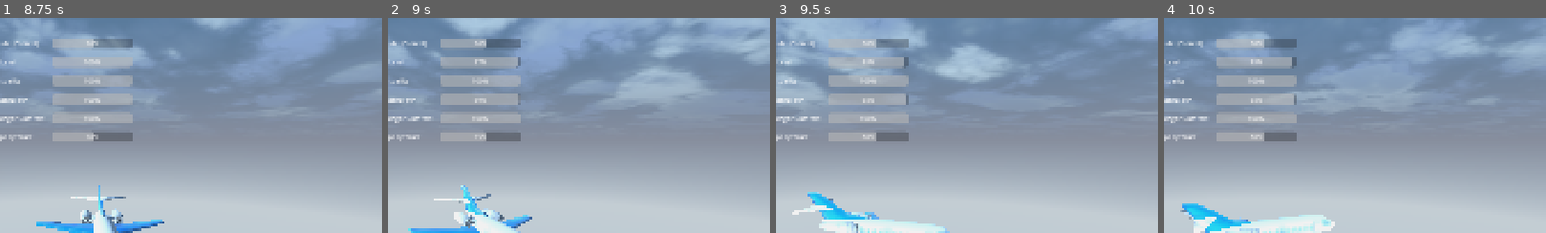
Above: before the commit, frames 1-4 (left to right).
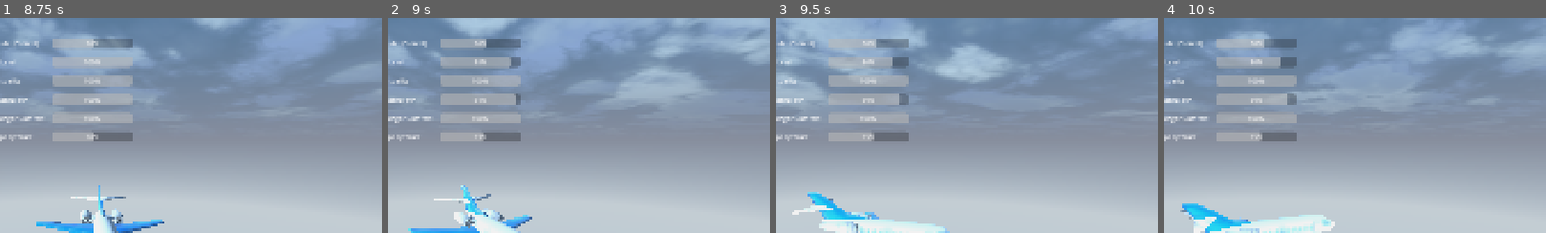
Above: after the commit, the same moments.

Repository: Mafiagafo/Ressaca-GameJam2026-Godot
Game: Godot game, scene res://Scenes/LoadingLogo.tscn
Same seed, same stepped clock (60 frames per second), same inputs: the game is played once before the commit and once after it.
Inputs (mouse positions are % of the whole screen's width and height, from its top left):
- Up to frame 1 (8.75 s): tap Enter at 0.5, 3.5 s; move the mouse to (72, 45) at 0.52 s; move the mouse to (30, 55) at 1.27 s; move the mouse to (60, 28) at 2.02 s; tap Space at 2.75, 4.25 s; move the mouse to (45, 70) at 2.77 s; move the mouse to (80, 65) at 3.52 s; move the mouse to (20, 35) at 4.27 s; move the mouse to (55, 50) at 5.02 s; move the mouse to (35, 25) at 5.77 s; click "Start Game" at 6.5 s; click "Continue" at 7.25 s; click "Continue" at 8 s
- Up to frame 2 (9 s): click "Smooth Ascent" at 8.75 s
- Up to frame 3 (9.5 s): no input
- Up to frame 4 (10 s): click "Next Round" at 9.5 s
The pictures show only the part of the screen within x 36-86%, y 0-50%; the shares and areas given below are measured in that part.

Frame 1 is identical in both runs. In frame 2, 0.2% of the frame differs, in the area x 25-35%, y 18-58%; in frame 3, 0.3%, in the area x 23-34%, y 18-58%; in frame 4, 0.3%.

Commit message:
feat: Implement core game loop with phase management and action selection system.

Diff:
--- a/Scripts/action_manager.gd
+++ b/Scripts/action_manager.gd
@@ -5,18 +5,18 @@
 
 func _init() -> void:
 	master_actions = [
-		ActionButton.new("climb_high", "Climb High", {"correct_altitude": 2.0, "fuel_level": - 1.5, "structural_hp": - 1.0}),
-		ActionButton.new("smooth_ascent", "Smooth Ascent", {"correct_altitude": 1.0, "fuel_level": - 0.5, "structural_hp": - 0.2, "company_trust": 1.0}),
-		ActionButton.new("max_economy", "Max Economy", {"fuel_level": 1.0, "punctual_arrival": - 1.0, "passenger_comfort": - 0.5}),
-		ActionButton.new("pull_power", "Pull Power", {"correct_altitude": 0.5, "fuel_level": - 2.0, "punctual_arrival": 1.0, "structural_hp": - 1.0}),
-		ActionButton.new("accelerate", "Accelerate", {"fuel_level": - 1.5, "punctual_arrival": 2.0, "passenger_comfort": - 1.0, "company_trust": 1.0}),
-		ActionButton.new("reduce", "Reduce Speed", {"fuel_level": - 0.5, "punctual_arrival": - 2.0, "passenger_comfort": 1.0, "company_trust": - 1.5}),
-		ActionButton.new("aggressive", "Aggressive Manu.", {"structural_hp": - 2.5, "passenger_comfort": - 2.0}),
-		ActionButton.new("stabilize", "Stabilize Struct.", {"punctual_arrival": - 0.5, "structural_hp": 2.0, "company_trust": - 0.5}),
-		ActionButton.new("smooth_flight", "Smooth Flight", {"punctual_arrival": - 1.0, "passenger_comfort": 2.0, "company_trust": - 0.5}),
-		ActionButton.new("calming_ad", "Calming Ad", {"passenger_comfort": 1.0}),
-		ActionButton.new("keep_schedule", "Keep Schedule", {"fuel_level": - 1.0, "punctual_arrival": 1.5, "structural_hp": - 1.0, "company_trust": 2.0}),
-		ActionButton.new("report_delay", "Report Delay", {"punctual_arrival": - 0.5, "passenger_comfort": - 0.5, "company_trust": 3.0})
+		ActionButton.new("climb_high", "Climb High", {"correct_altitude": 2.0, "fuel_level": - 2.0, "structural_hp": - 2.0}),
+		ActionButton.new("smooth_ascent", "Smooth Ascent", {"correct_altitude": 1.0, "company_trust": 0.5, "fuel_level": - 2.0, "structural_hp": - 1.0}),
+		ActionButton.new("max_economy", "Max Economy", {"fuel_level": 1.5, "punctual_arrival": - 2.0, "passenger_comfort": - 1.0}),
+		ActionButton.new("pull_power", "Pull Power", {"correct_altitude": 0.5, "punctual_arrival": 1.0, "fuel_level": - 2.0, "structural_hp": - 1.0}),
+		ActionButton.new("accelerate", "Accelerate", {"punctual_arrival": 2.0, "company_trust": 0.5, "fuel_level": - 3.0, "passenger_comfort": - 2.0}),
+		ActionButton.new("reduce", "Reduce Speed", {"fuel_level": 0.5, "passenger_comfort": 1.0, "punctual_arrival": - 2.0, "company_trust": - 1.0}),
+		ActionButton.new("aggressive", "Aggressive Manu.", {"correct_altitude": 1.5, "punctual_arrival": 1.5, "structural_hp": - 3.0, "passenger_comfort": - 3.0}),
+		ActionButton.new("stabilize", "Stabilize Struct.", {"structural_hp": 2.0, "punctual_arrival": - 2.0, "company_trust": - 2.0}),
+		ActionButton.new("smooth_flight", "Smooth Flight", {"passenger_comfort": 2.0, "punctual_arrival": - 2.0, "company_trust": - 2.0}),
+		ActionButton.new("calming_ad", "Calming Ad", {"passenger_comfort": 1.0, "company_trust": - 2.0}),
+		ActionButton.new("keep_schedule", "Keep Schedule", {"punctual_arrival": 1.5, "company_trust": 0.5, "fuel_level": - 2.0, "structural_hp": - 2.0}),
+		ActionButton.new("report_delay", "Report Delay", {"company_trust": 2.0, "punctual_arrival": - 2.0, "passenger_comfort": - 2.0})
 	]
 
 func get_shuffled_actions(past_choices: Array[String], count: int = 3) -> Array[ActionButton]:
--- a/Scripts/game_loop.gd
+++ b/Scripts/game_loop.gd
@@ -68,14 +68,14 @@
 	var chaos_roll = randi() % 4
 	var msg = "Chaos Event:\n\n"
 	if chaos_roll == 0:
-		msg += "Turbulence! Altitude -1."
-		GameState.correct_altitude -= 1.0
+		msg += "Turbulence! Altitude -3."
+		GameState.correct_altitude -= 3.0
 	elif chaos_roll == 1:
-		msg += "Headwind! Fuel -1."
-		GameState.fuel_level -= 1.0
+		msg += "Headwind! Fuel -3."
+		GameState.fuel_level -= 3.0
 	elif chaos_roll == 2:
-		msg += "Angry Passengers! Comfort -1."
-		GameState.passenger_comfort -= 1.0
+		msg += "Angry Passengers! Comfort -3."
+		GameState.passenger_comfort -= 3.0
 	else:
 		msg += "Clear Skies. No negative effects."
 
